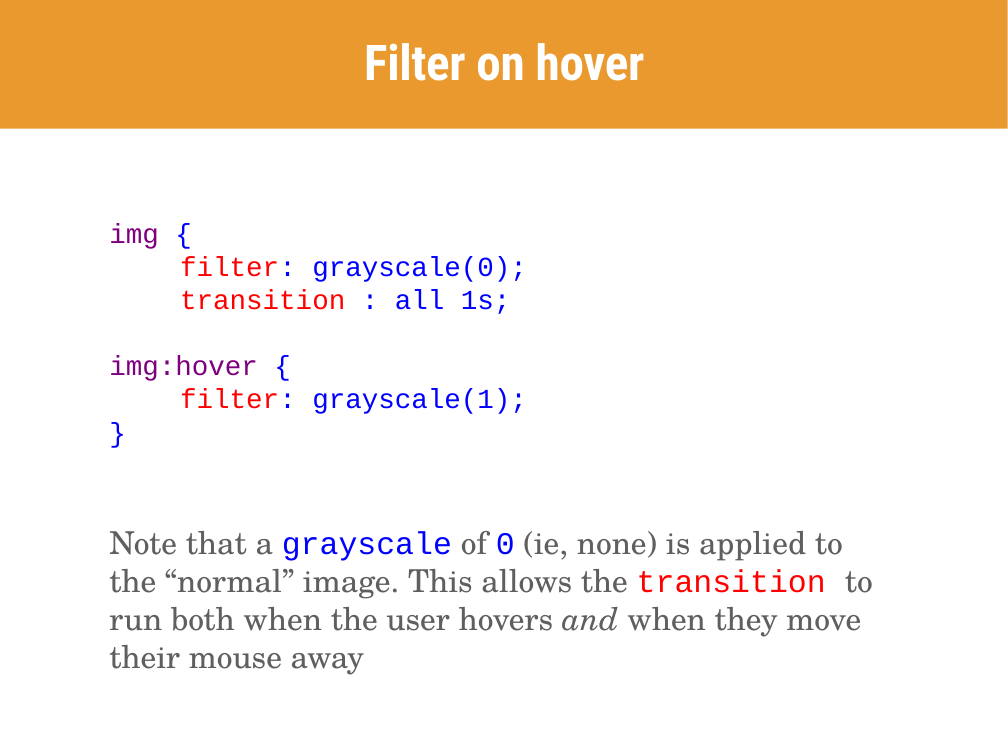
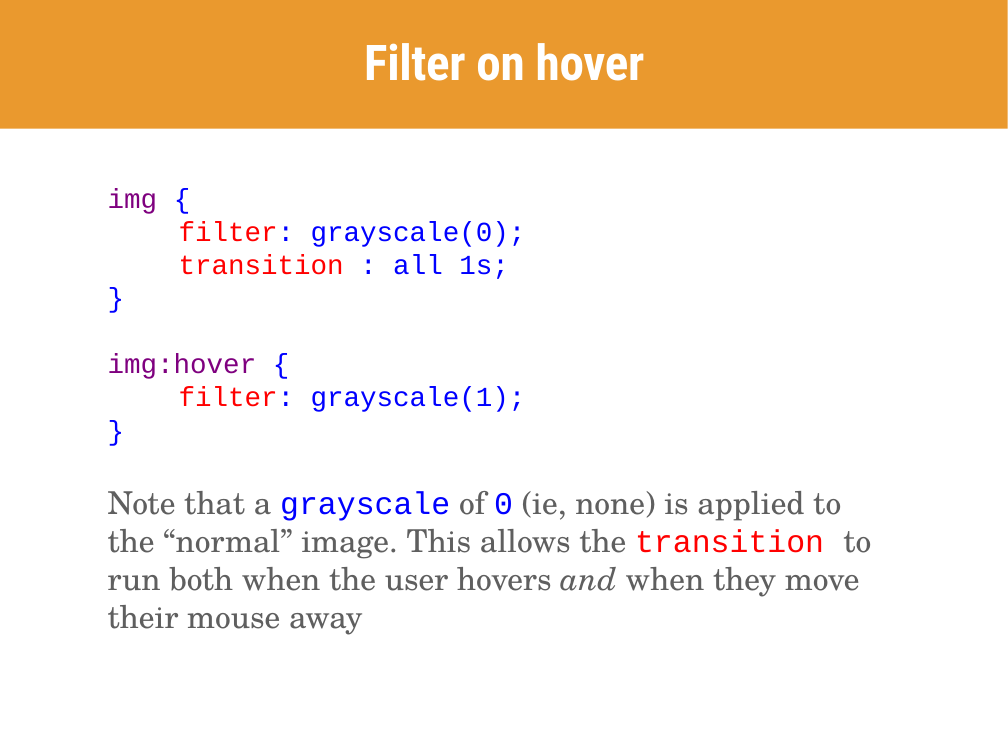
Before and after one commit to skornfeld/svc-class-jan-2018, a slide deck: slide 51 of slides/week-5.pptx. Drawn at 1008x756 pixels with LibreOffice and Linux fonts; fonts in the diff are those of the drawing. Boxes give left, top, right and bottom in pixels: in the first picture for what was removed or moved away, otherwise in the second. Text is boxed around its words. In the diff, an @@ line names an element or a change of style, - is before the commit and + after.

```diff
--- a/slides/week-5.pptx
+++ b/slides/week-5.pptx
@@ text at [108, 188, 871, 635]: paragraph added @@
+}
@@ text "img {": place and size @@
-text "img {" at [109, 224, 873, 675]
+text "img {" at [108, 188, 871, 635]
```
Also in this commit, not shown: 9 other slides changed, 3 slides added, 2 other files.
